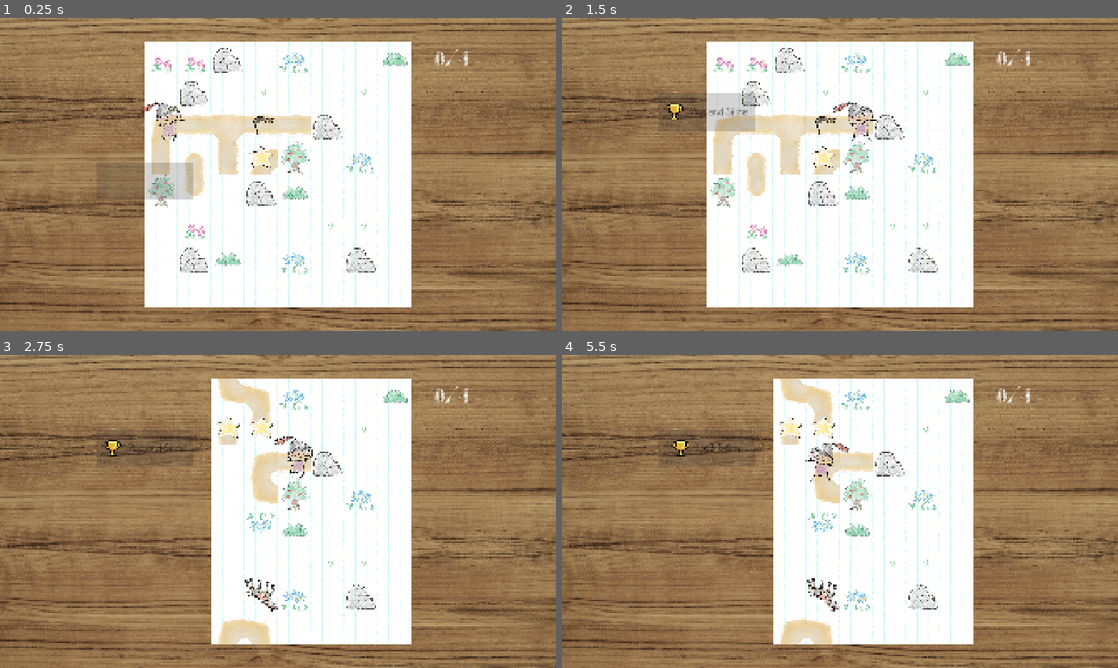
Above: before the commit, frames 1-4 (two rows, left to right).
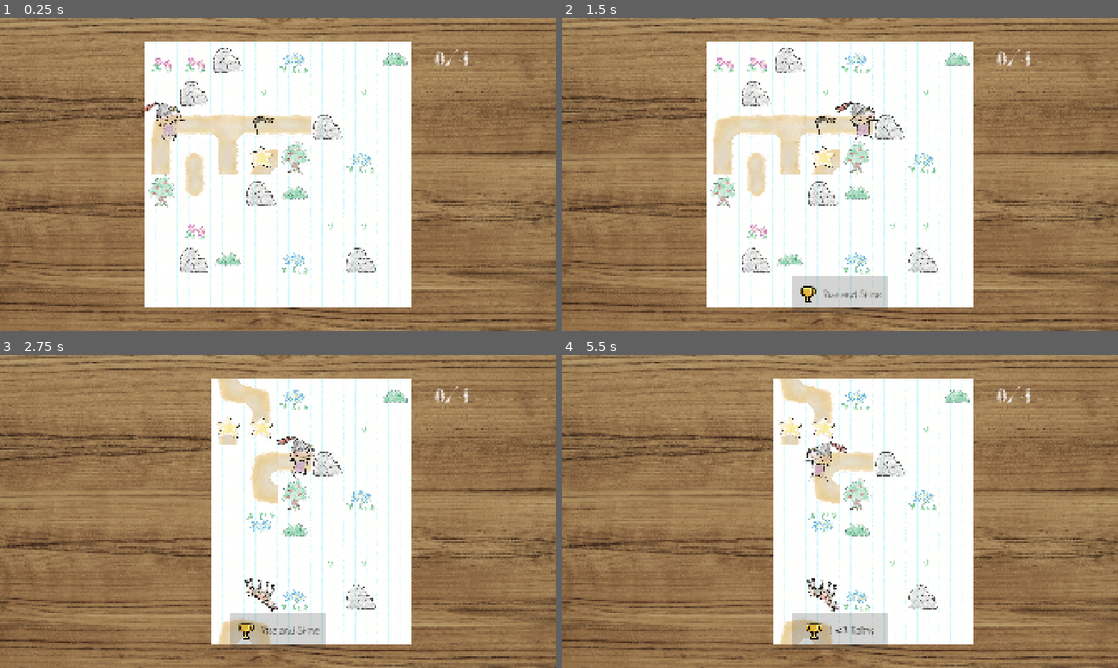
Above: after the commit, the same moments.

Repository: Tunagoksal/TeduJam26
Game: Godot game, scene res://levels/level_tutorial.tscn
Two runs of this game, one before a commit and one after it. Both use one fixed random seed, a clock stepped at 60 frames per second and the inputs below. This scene is started directly instead of the project's main scene. The engine's default icon, where the game draws it, is replaced by a stand-in: a white triangle on a blue panel in a dark square. Sound files missing from this copy of the repository are replaced by a short silence.
Inputs (mouse positions are in pixels of both pictures, inside the frame that each line leads up to):
- Up to frame 1 (0.25 s): no input
- Up to frame 2 (1.5 s): tap Enter at 0.5 s; move the mouse to (962, 158) at 0.52 s; hold Right (right) 0.53-1.25 s; tap Shift (roll) at 0.6 s; click (962, 158) at 0.67 s; drag from (728, 190) to (823, 158) at 1.27 s
- Up to frame 3 (2.75 s): move the mouse to (333, 442) at 2.02 s; hold Right (right) from 2.03 s (still down); tap X at 2.1 s
- Up to frame 4 (5.5 s): release Right (right) at 2.75 s; drag from (812, 574) to (823, 426) at 2.77 s; move the mouse to (1006, 558) at 3.52 s; hold Left (left) 3.53-4.25 s; tap V at 3.6 s; drag from (673, 464) to (756, 433) at 4.27 s; move the mouse to (867, 511) at 5.02 s; hold Down (down) from 5.03 s (still down); tap Z at 5.1 s; click (867, 511) at 5.17 s

The runs differ from the first frame. In frame 1, 1.3% of the frame differs, in the area x 17-35%, y 46-58%; in frame 2, 3.2%, in the area x 18-59%, y 24-94%; in frame 3, 2.3%; in frame 4, 2.3%.

Commit message:
audio fix

Diff:
--- a/flag.tscn
+++ b/flag.tscn
@@ -16,6 +16,7 @@
 
 [node name="AudioStreamPlayer" type="AudioStreamPlayer" parent="." unique_id=508268311]
 stream = ExtResource("2_amn8n")
+volume_db = -10.0
 
 [node name="Bayrak" type="Sprite2D" parent="." unique_id=2135200992]
 position = Vector2(6, -2)
--- a/music_player.tscn
+++ b/music_player.tscn
@@ -8,7 +8,7 @@
 
 [node name="ThemePlayer" type="AudioStreamPlayer" parent="." unique_id=1485167199]
 stream = ExtResource("2_p3pav")
-volume_db = 15.0
+volume_db = 2.0
 autoplay = true
 mix_target = 1
 parameters/looping = true
--- a/scenes/achievement_manager.tscn
+++ b/scenes/achievement_manager.tscn
@@ -15,3 +15,4 @@
 
 [node name="AudioStreamPlayer" type="AudioStreamPlayer" parent="." unique_id=732358919]
 stream = ExtResource("7_whnpp")
+volume_db = -10.0
--- a/scenes/character.tscn
+++ b/scenes/character.tscn
@@ -1,13 +1,13 @@
 [gd_scene format=3 uid="uid://dnoi8sf8ixw0s"]
 
 [ext_resource type="Script" uid="uid://d21jfe6m1gb0m" path="res://scripts/character.gd" id="1_rkhd4"]
-[ext_resource type="Material" path="res://assets/character.tres" id="2_dp8ca"]
+[ext_resource type="Material" uid="uid://chmbw0x1pckee" path="res://assets/character.tres" id="2_dp8ca"]
 [ext_resource type="Texture2D" uid="uid://bukacx18x2khk" path="res://assets/real_character.webp" id="2_lrhn5"]
 [ext_resource type="Texture2D" uid="uid://c5kctwwlvq4gb" path="res://assets/real_character_walking_2.webp" id="2_my7n2"]
 [ext_resource type="Texture2D" uid="uid://b7stk774087bo" path="res://assets/character_smushed.webp" id="4_my7n2"]
 
 [sub_resource type="CircleShape2D" id="CircleShape2D_my7n2"]
-radius = 40.0
+radius = 32.0
 
 [sub_resource type="SpriteFrames" id="SpriteFrames_my7n2"]
 animations = [{
--- a/scenes/main_menu.tscn
+++ b/scenes/main_menu.tscn
@@ -116,6 +116,7 @@
 
 [node name="AudioStreamPlayer" type="AudioStreamPlayer" parent="VBoxContainer/StartButton" unique_id=2054571227]
 stream = ExtResource("8_5dd4i")
+volume_db = -3.0
 
 [node name="ExitButton" type="Button" parent="VBoxContainer" unique_id=1859549926]
 custom_minimum_size = Vector2(900, 0)
@@ -138,9 +139,11 @@
 
 [node name="AudioStreamPlayer" type="AudioStreamPlayer" parent="VBoxContainer/ExitButton" unique_id=482576859]
 stream = ExtResource("8_5dd4i")
+volume_db = -3.0
 
 [node name="AudioStreamPlayer" type="AudioStreamPlayer" parent="." unique_id=1912627124]
 stream = ExtResource("9_jk1qb")
+volume_db = -5.0
 
 [node name="Character" parent="." unique_id=1749950208 instance=ExtResource("11_lgwnu")]
 z_index = 2
--- a/scenes/star.tscn
+++ b/scenes/star.tscn
@@ -24,6 +24,7 @@
 
 [node name="AudioStreamPlayer" type="AudioStreamPlayer" parent="." unique_id=1490197903]
 stream = ExtResource("4_8d8bx")
+volume_db = -15.0
 
 [node name="YildizSari3" type="Sprite2D" parent="." unique_id=397213471]
 scale = Vector2(0.45, 0.45)
--- a/scenes/text_box.tscn
+++ b/scenes/text_box.tscn
@@ -35,6 +35,6 @@
 one_shot = true
 
 [node name="AudioStreamPlayer" type="AudioStreamPlayer" parent="." unique_id=872464801]
-volume_db = -4.0
+volume_db = -7.0
 
 [connection signal="timeout" from="LetterDisplayTimer" to="." method="_on_letter_display_timer_timeout"]
--- a/scripts/achievement_ui.gd
+++ b/scripts/achievement_ui.gd
@@ -14,13 +14,26 @@
 func _ready() -> void:
 	AchievementManager.achivement_unlocked.connect(_on_achievement_unlocked)
 
-	var screen_size = get_window().size
+	# Wait one frame so the PanelContainer can calculate its real size
+	await get_tree().process_frame
 
-	y_thing = screen_size.y + 50
-	x_thing = screen_size.x/2 - panel.size.y/2
-	y_appear = screen_size.y - panel.size.y * 1.5
+	_update_positions()
 
-	panel.global_position = Vector2(x_thing,y_thing)
+	# Optional: Re-calculate if the window is resized
+	get_viewport().size_changed.connect(_update_positions)
+
+func _update_positions() -> void:
+	# Use viewport_rect for internal coordinate consistency
+	var screen_size = get_viewport().get_visible_rect().size
+
+	# Logic fix: Use panel.size.x for horizontal centering, not size.y!
+	x_thing = (screen_size.x / 2.0) - (panel.size.x / 2.0)
+	y_thing = screen_size.y + 100
+	y_appear = screen_size.y - (panel.size.y * 1.5)
+
+	# If not currently animating, snap to the hidden position
+	if not is_showing:
+		panel.global_position = Vector2(x_thing, y_thing)
 
 func _on_achievement_unlocked(ach:AchievementData):
 
Not shown, removed: assets/audio/freesound_community-scale-e6-14577.mp3.import
Not shown, added: export_presets.cfg
Not shown: 1 places in scenes/achievement_manager.tscn that only renumber resources
Not shown: 1 places in scenes/star.tscn that only renumber resources
Not shown, removed: assets/audio/freesound_community-scale-e6-14577.mp3
